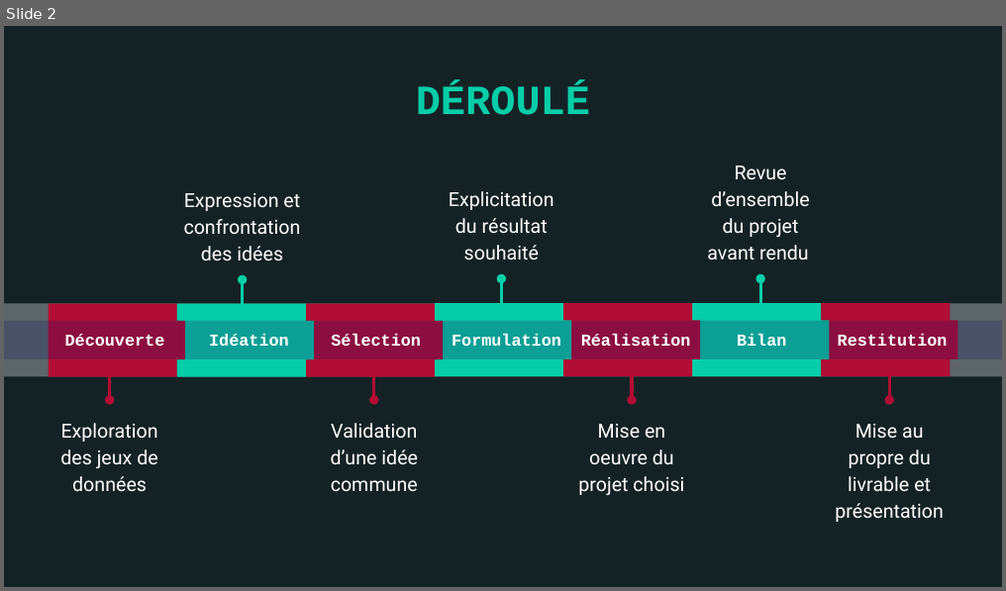
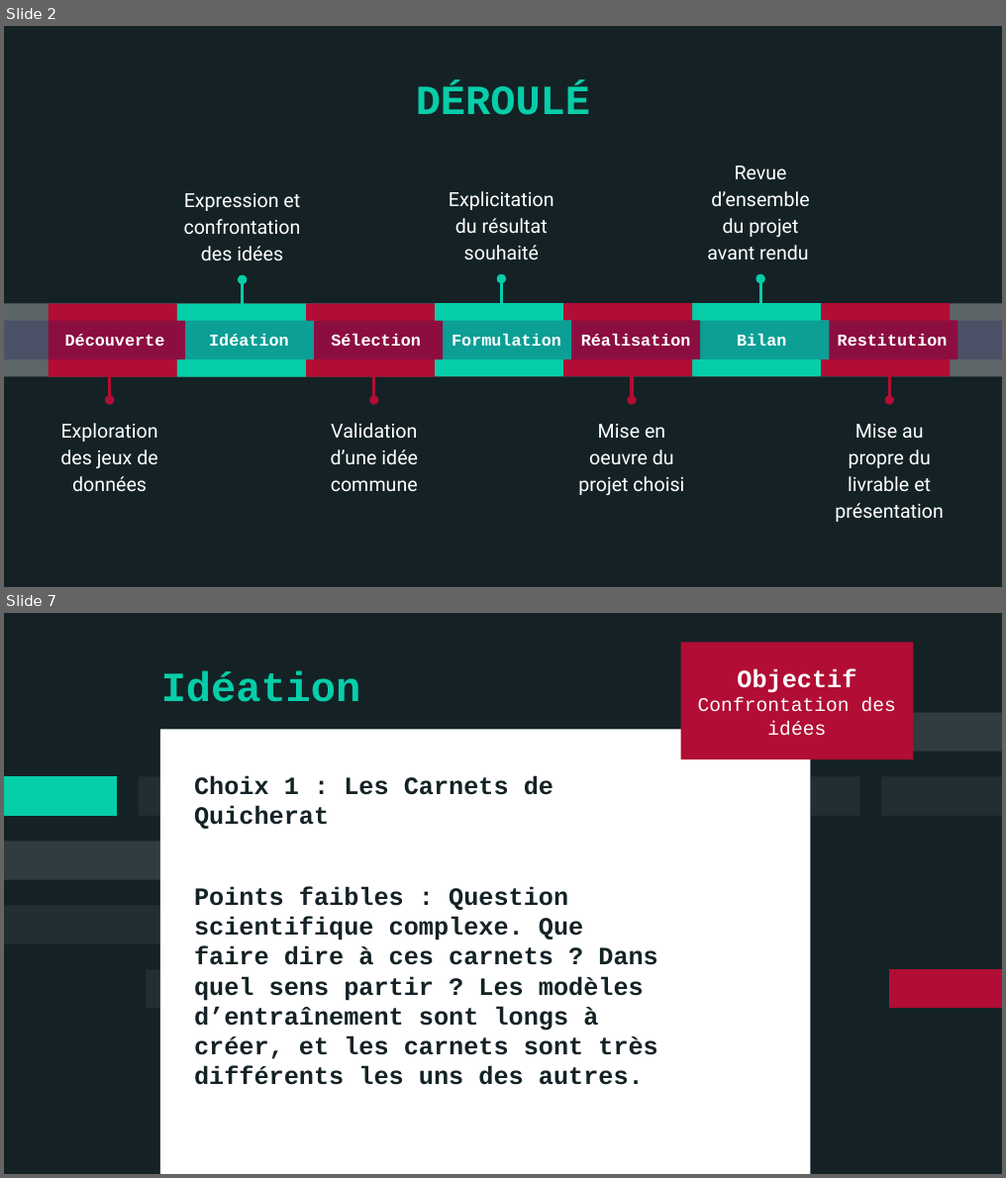
Before and after one commit to ademec/Serendipite-Godaille-Lenification, a slide deck: 2021-09 _ Carnet de bord.pptx. Shown one above the other, each under a label of ours: slide 2 before the commit, slides 2 and 7 after it; the slides between them are not shown. The pictures are 1006x591 and 1006x1178 pixels, drawn with LibreOffice and Linux fonts; fonts in the diff are those of the drawing. Boxes give left, top, right and bottom in pixels: in the first picture for what was removed or moved away, otherwise in the second. Text is boxed around its words. In the diff, an @@ line names an element or a change of style, - is before the commit and + after.

Commit message:
Mise en ligne du Carnet de Bord terminé.

```diff
--- a/2021-09 _ Carnet de bord.pptx
+++ b/2021-09 _ Carnet de bord.pptx
@@ slide 7 added at (x1=4, y1=613, x2=1002, y2=1174), background #142226 @@
@@ rectangle added at (x1=680, y1=642, x2=913, y2=760), fill #B20D34, 14 pt, text #FFFFFF @@
+Objectif Confrontation des idées
@@ title added at (x1=161, y1=671, x2=361, y2=702), 30 pt, text #06CEA8, bold @@
+Idéation
@@ rectangle added at (x1=160, y1=730, x2=810, y2=1174), fill #FFFFFF @@
@@ freeform shape added at (x1=756, y1=713, x2=1002, y2=752), fill #FFFFFF at 12% opacity @@
@@ freeform shape added at (x1=4, y1=776, x2=118, y2=816), fill #06CEA8 @@
@@ freeform shape added at (x1=138, y1=776, x2=258, y2=816), fill #FFFFFF at 6% opacity @@
@@ text added at (x1=194, y1=775, x2=657, y2=1085), 18 pt, text #142226, bold @@
+Choix 1 : Les Carnets de Quicherat
+Points faibles : Question scientifique complexe. Que faire dire à ces carnets ? Dans quel sens partir ? Les modèles d’entraînement sont longs à créer, et les carnets sont très différents les uns des autres.
@@ freeform shape added at (x1=602, y1=776, x2=860, y2=816), fill #FFFFFF at 6% opacity @@
@@ freeform shape added at (x1=881, y1=776, x2=1002, y2=816), fill #FFFFFF at 6% opacity @@
@@ freeform shape added at (x1=4, y1=842, x2=197, y2=880), fill #FFFFFF at 12% opacity @@
@@ freeform shape added at (x1=4, y1=905, x2=250, y2=945), fill #FFFFFF at 6% opacity @@
@@ freeform shape added at (x1=146, y1=969, x2=266, y2=1008), fill #FFFFFF at 6% opacity @@
@@ freeform shape added at (x1=888, y1=969, x2=1002, y2=1008), fill #B20D34 @@
```
Also in this commit, not shown: 9 slides changed, 23 other slides added, 1 slide removed.
